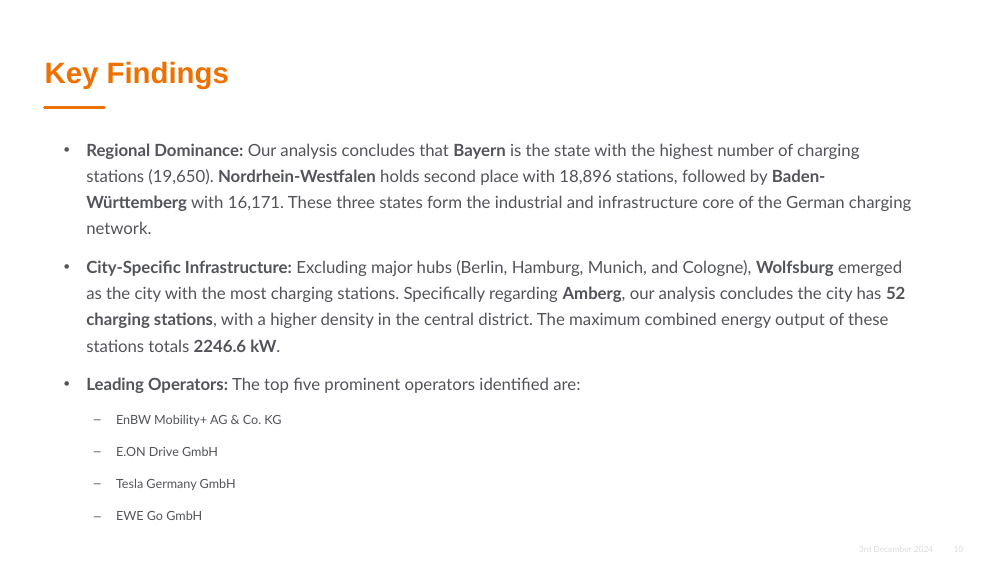
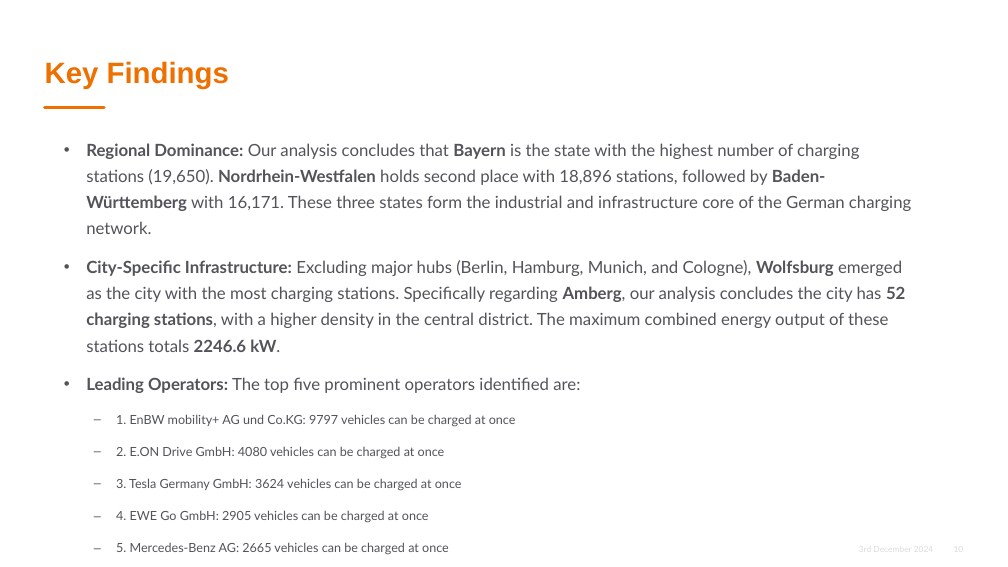
Before and after one commit to SathwikSharma226/PRS_FinalProject_EVGermany, a slide deck: slide 10 of PRS_Presentation_EVGermany.pptx. Drawn at 1008x567 pixels with LibreOffice and Linux fonts; fonts in the diff are those of the drawing; background and template pictures are left out. Boxes give left, top, right and bottom in pixels: in the first picture for what was removed or moved away, otherwise in the second. Text is boxed around its words. In the diff, an @@ line names an element or a change of style, - is before the commit and + after.

```diff
--- a/PRS_Presentation_EVGermany.pptx
+++ b/PRS_Presentation_EVGermany.pptx
@@ text "Regional Dominance: Our analysis concludes ..." resized from (x1=26, y1=133, x2=921, y2=475) to (x1=26, y1=133, x2=921, y2=560) @@
@@ text at (x1=116, y1=414, x2=516, y2=555): text changed @@
-    – EnBW Mobility+ AG & Co. KG
-    – E.ON Drive GmbH
-    – Tesla Germany GmbH
-    – EWE Go GmbH
+    – 1. EnBW mobility+ AG und Co.KG: 9797 vehicles can be charged at once
+    – 2. E.ON Drive GmbH: 4080 vehicles can be charged at once
+    – 3. Tesla Germany GmbH: 3624 vehicles can be charged at once
+    – 4. EWE Go GmbH: 2905 vehicles can be charged at once
+    – 5. Mercedes-Benz AG: 2665 vehicles can be charged at once
```
Also in this commit, not shown: 2 other slides changed, 1 other file.
